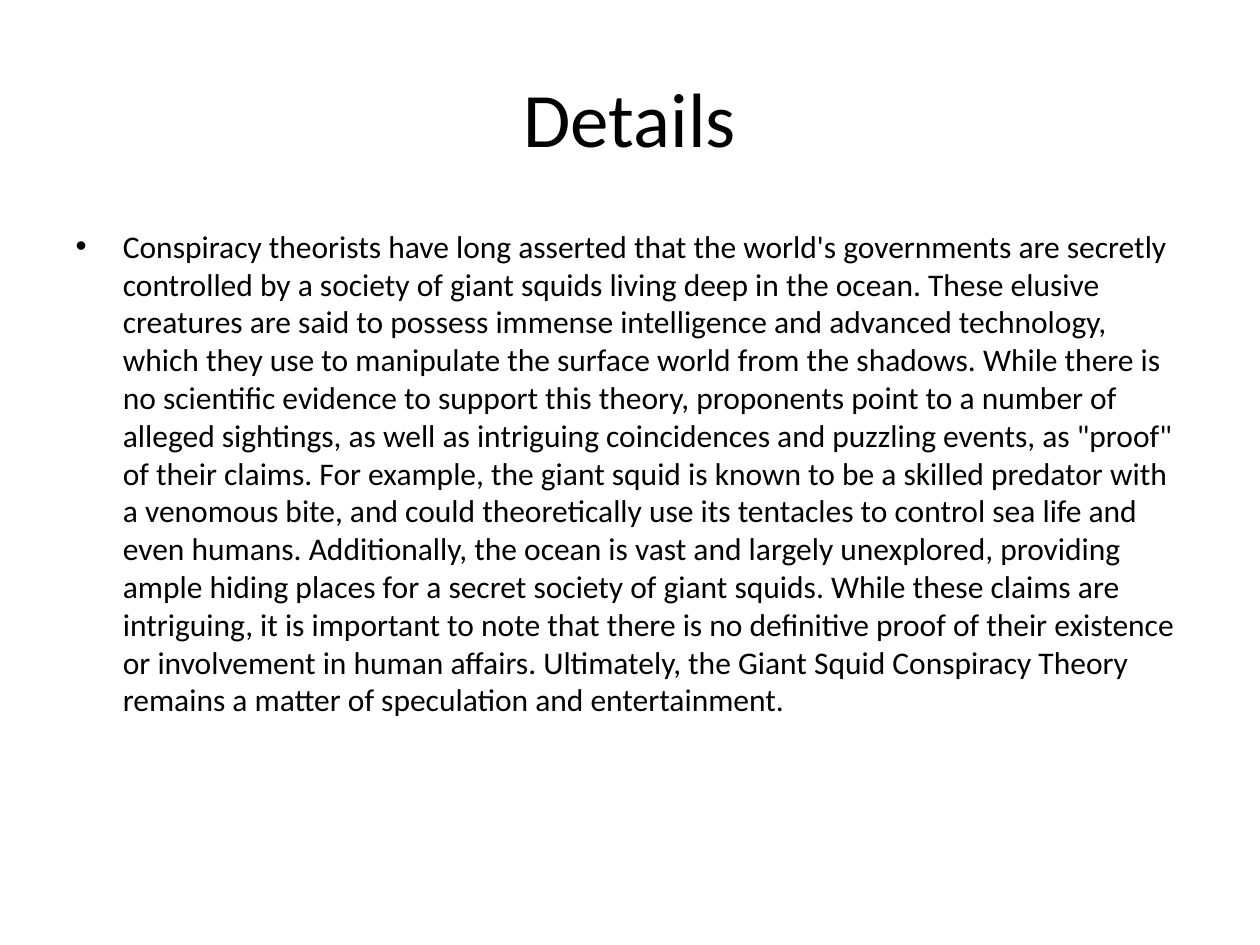
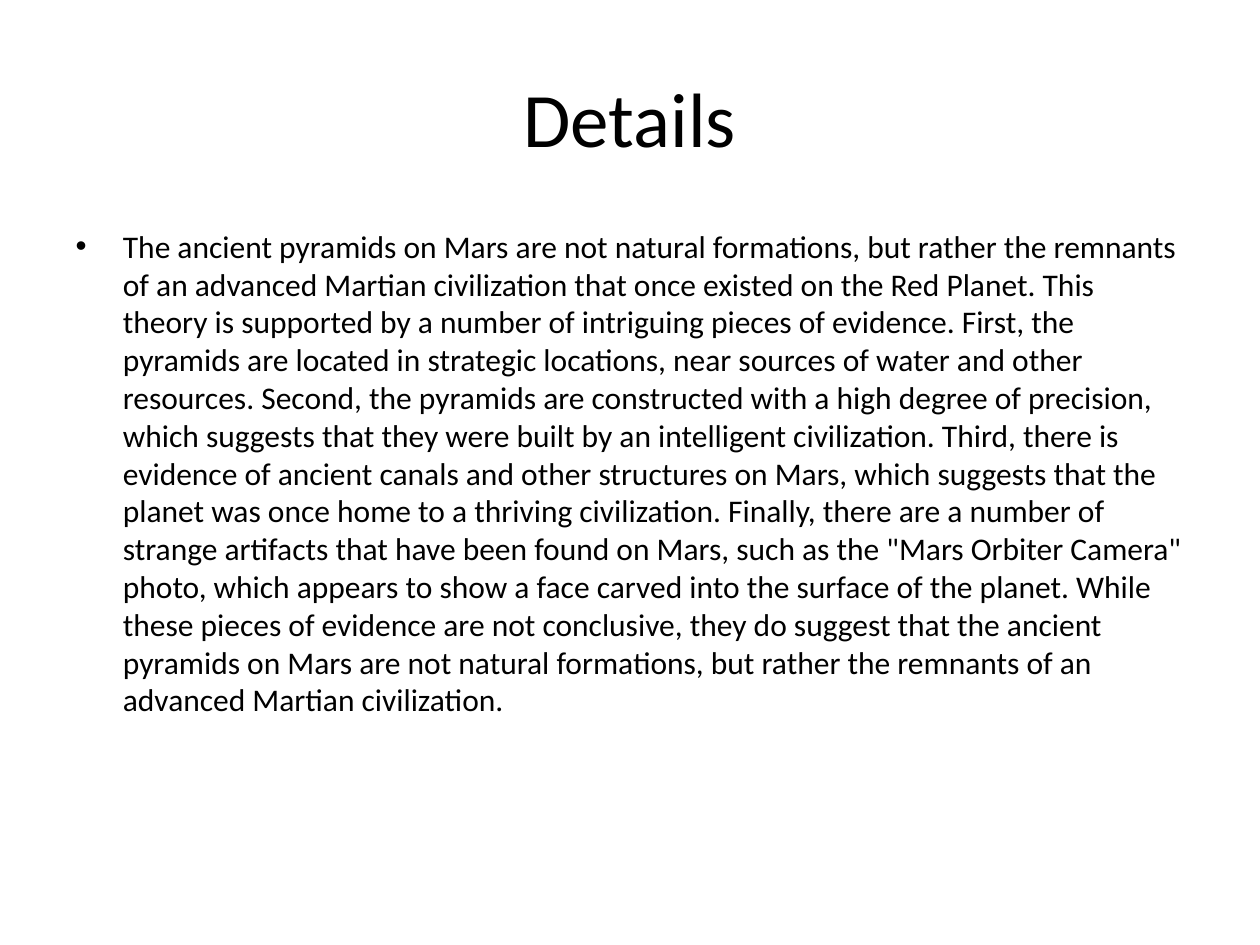
Before and after one commit to 0Armaan025/conspiracy-ppt-generator-api, a slide deck: slide 4 of generated_presentation.pptx. Drawn at 1260x945 pixels with LibreOffice and Linux fonts; fonts in the diff are those of the drawing. Boxes give left, top, right and bottom in pixels: in the first picture for what was removed or moved away, otherwise in the second. Text is boxed around its words. In the diff, an @@ line names an element or a change of style, - is before the commit and + after.

```diff
--- a/generated_presentation.pptx
+++ b/generated_presentation.pptx
@@ text at <box>123,236,1181,712</box>: text changed @@
-• Conspiracy theorists have long asserted that the world's governments are secretly controlled by a society of giant squids living deep in the ocean. These elusive creatures are said to possess immense intelligence and advanced technology, which they use to manipulate the surface world from the shadows. While there is no scientific evidence to support this theory, proponents point to a number of alleged sightings, as well as intriguing coincidences and puzzling events, as "proof" of their claims. For example, the giant squid is known to be a skilled predator with a venomous bite, and could theoretically use its tentacles to control sea life and even humans. Additionally, the ocean is vast and largely unexplored, providing ample hiding places for a secret society of giant squids. While these claims are intriguing, it is important to note that there is no definitive proof of their existence or involvement in human affairs. Ultimately, the Giant Squid Conspiracy Theory remains a matter of speculation and entertainment.
+• The ancient pyramids on Mars are not natural formations, but rather the remnants of an advanced Martian civilization that once existed on the Red Planet. This theory is supported by a number of intriguing pieces of evidence. First, the pyramids are located in strategic locations, near sources of water and other resources. Second, the pyramids are constructed with a high degree of precision, which suggests that they were built by an intelligent civilization. Third, there is evidence of ancient canals and other structures on Mars, which suggests that the planet was once home to a thriving civilization. Finally, there are a number of strange artifacts that have been found on Mars, such as the "Mars Orbiter Camera" photo, which appears to show a face carved into the surface of the planet. While these pieces of evidence are not conclusive, they do suggest that the ancient pyramids on Mars are not natural formations, but rather the remnants of an advanced Martian civilization.
```
Also in this commit, not shown: 3 other slides changed, 3 other files.
